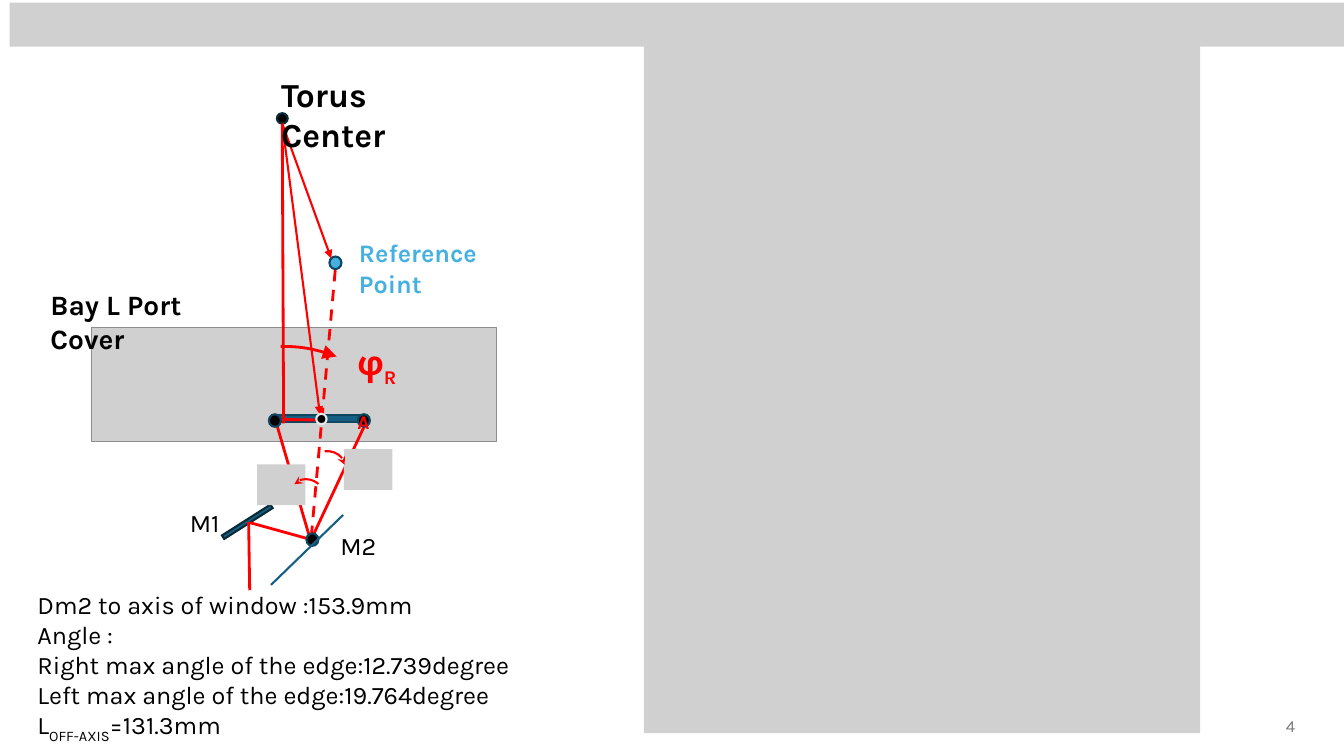
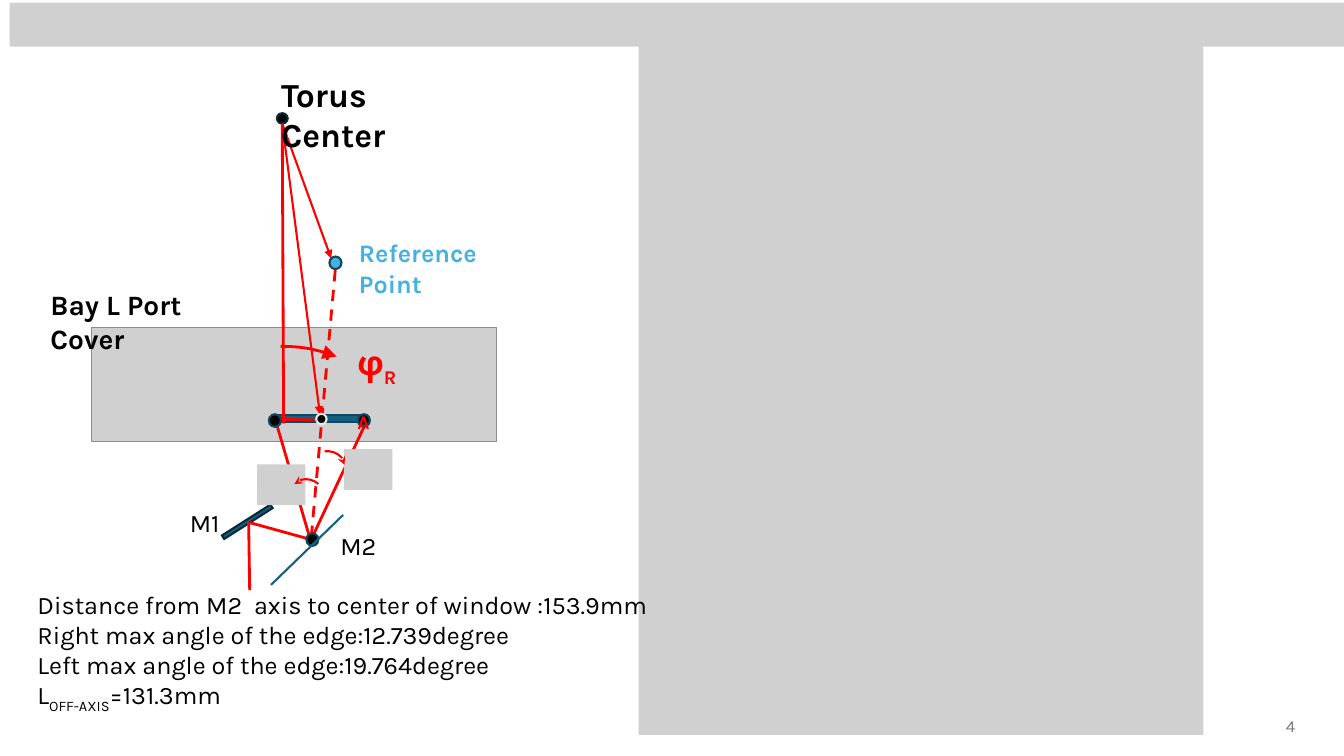
Before and after one commit to USTC-star/computer_share, a slide deck: slide 4 of NSTX-U High-k scattering Calculation_20240717.pptx. Drawn at 1344x756 pixels with LibreOffice and Linux fonts; fonts in the diff are those of the drawing; grey boxes stand for pictures. Boxes give left, top, right and bottom in pixels: in the first picture for what was removed or moved away, otherwise in the second. Text is boxed around its words. In the diff, an @@ line names an element or a change of style, - is before the commit and + after.

Commit message:
modify the ppt

```diff
--- a/NSTX-U High-k scattering Calculation_20240717.pptx
+++ b/NSTX-U High-k scattering Calculation_20240717.pptx
@@ picture resized from (x1=644, y1=39, x2=1201, y2=733) to (x1=639, y1=41, x2=1204, y2=735) @@
@@ text at (x1=37, y1=591, x2=646, y2=620): text changed @@
-Dm2 to axis of window :153.9mm
-Angle :
+Distance from M2 axis to center of window :153.9mm
```
Also in this commit, not shown: 1 slide added.
